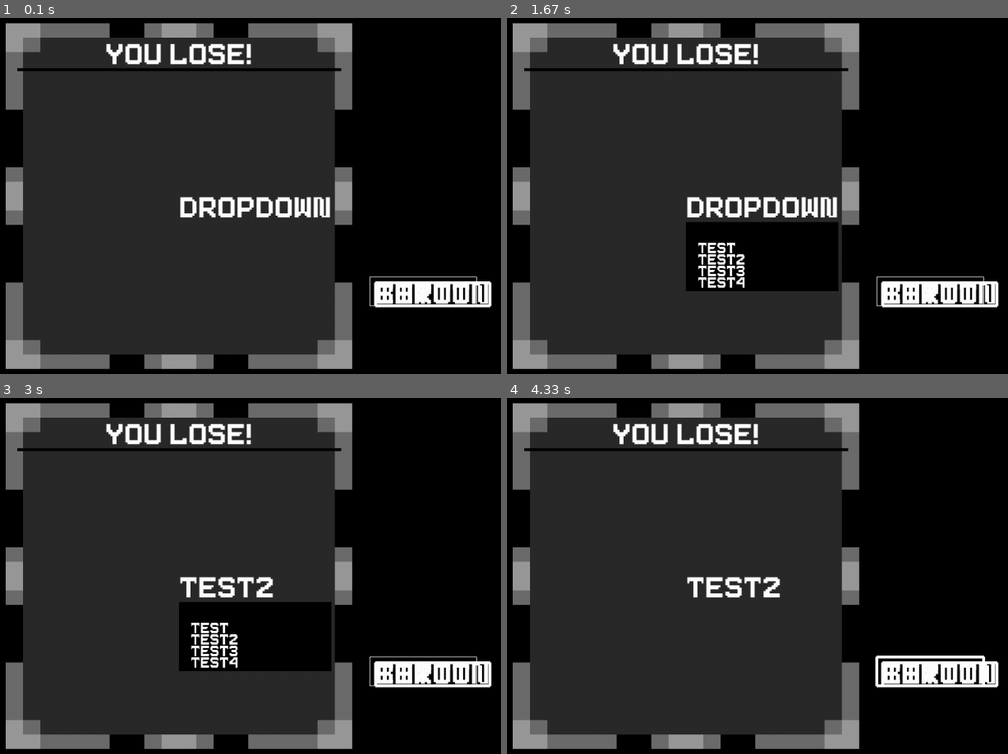
Above: before the commit, frames 1-4 (two rows, left to right).
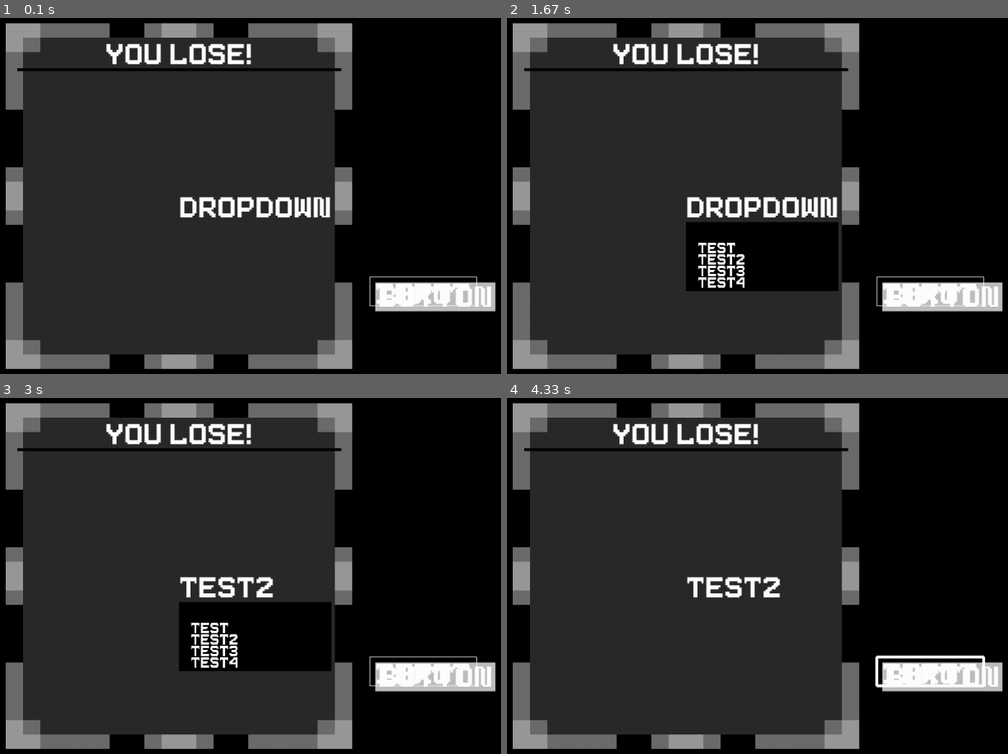
Above: after the commit, the same moments.

Repository: Th3Catalyst/pygameGUI
Game: pygame game, started from example.py
Two runs of this game, one before a commit and one after it. Both use one fixed random seed, a clock stepped at 60 frames per second and the inputs below.
Inputs (mouse positions are in pixels of both pictures, inside the frame that each line leads up to):
- Up to frame 1 (0.1 s): no input
- Up to frame 2 (1.67 s): click "Input" at 0.38 s; click (792, 213) at 0.72 s; click "Input" at 1.05 s; press the mouse at (942, 295) at 1.37 s; move the mouse to (792, 274) at 1.47 s; release the mouse at (637, 249) at 1.6 s
- Up to frame 3 (3 s): click "test" at 1.72 s; click "Input" at 2.05 s; press the mouse at (215, 650) at 2.37 s; move the mouse to (90, 540) at 2.47 s; release the mouse at (outside the picture) at 2.6 s; click "test2" at 2.72 s
- Up to frame 4 (4.33 s): click "Input" at 3.05 s; press the mouse at (917, 675) at 3.37 s; move the mouse to (732, 689) at 3.47 s; release the mouse at (547, 711) at 3.6 s; click "test2" at 3.72 s; click "Input" at 4.05 s

The runs differ from the first frame. In frame 1, 1.2% of the frame differs, in the area x 74-100%, y 73-83%; in frame 2, 1.2%; in frame 3, 1.2%; in frame 4, 1.2%.

Commit message:
hovering

Diff:
--- a/pygameGUI.py
+++ b/pygameGUI.py
@@ -1,4 +1,6 @@
 import pygame
+import asyncio
+
 
 #set to false by default, true allows me to test features
 debug = True
@@ -35,6 +37,10 @@
         self.height = height #height of the menu
         self.sprites = Manager() #group that all the objects of the menu are in
         self.titlecolor = titlecolor #color of the menu ttitle
+
+
+        self.margin = 10
+        self.padding = 0
         match anchor.lower():
             case "nw":
                 self.anchor = (0,0)
@@ -62,16 +68,18 @@
         self.selectedInput = None #text input that is selected
         self.caps = False #capslock variable
 
-        self.listAmt = 0
+        self.listHeight = 0
+
+        self.titleT = self.font.render(self.title, True, self.titlecolor)
+        self.titleTRect = self.titleT.get_rect(center=(self.rect.x + self.width/2, self.rect.y + 50))
 
     def draw(self, screen): #draw function
         screen.blit(self.image, self.rect) #draws the menu background
         #renders the title text
-        titleT = self.font.render(self.title, True, self.titlecolor)
-        titleTRect = titleT.get_rect(center=(self.rect.x + self.width/2, self.rect.y + 50))
-        screen.blit(titleT, (self.rect.x +self.width/2 - titleTRect.width/2, self.rect.y + 50 - titleTRect.height/2.5))
+
+        screen.blit(self.titleT, (self.rect.x +self.width/2 - self.titleTRect.width/2, self.rect.y + 50 - self.titleTRect.height/2.5))
         #draws the separating line from the title to the menu elements
-        pygame.draw.line(screen, self.hrcolor, (self.rect.x + 20, self.rect.y + 60 + titleTRect.height / 2), (self.rect.x + self.width - 20, self.rect.y + 60 + titleTRect.height / 2), width=5)
+        pygame.draw.line(screen, self.hrcolor, (self.rect.x + 20, self.rect.y + 60 + self.titleTRect.height / 2), (self.rect.x + self.width - 20, self.rect.y + 60 + self.titleTRect.height / 2), width=5)
 
         #draws all the menu elements to the screen
         for s in self.sprites:
@@ -88,12 +96,16 @@
         self.sprites.add(sprite)
         #puts the element below the previous one
         if not sprite.pos:
-            self.listAmt +=1
             sprite.rect.x = self.rect.x + (self.width - sprite.rect.width) / 2
-            sprite.rect.y = self.rect.y + 70*(self.listAmt+1) - 30
+            sprite.rect.y = self.rect.y + (self.listHeight) + self.titleTRect.height +40 + sprite.padding +sprite.margin
+            self.listHeight += sprite.rect.height + sprite.padding*2 +sprite.margin*2
+            try:
+                self.listHeight += sprite.borderWidth*2
+            except Exception:
+                pass
         else:
-            sprite.rect.x = self.rect.x + sprite.pos[0] + sprite.anchor[0]
-            sprite.rect.y = self.rect.y + sprite.pos[1] + sprite.anchor[1]
+            sprite.rect.x = self.rect.x + sprite.pos[0] + sprite.anchor[0] + sprite.padding
+            sprite.rect.y = self.rect.y + sprite.pos[1] + sprite.anchor[1] + sprite.padding
 
     def click(self): #function that handles menu element clicks for buttons
         #mkaes a list of the sprites that were clicked
@@ -118,7 +130,15 @@
                 self.selectedInput = s #sets the selected input to be the clicked one
                 s.selected = True #tells the text input its selected
 
+    async def hover(self):
+        pos = pygame.mouse.get_pos()
+        for s in self.sprites:
+            if isinstance(s,Button) and s.rect.collidepoint(pos):
+                print("hover")
+
+
     def input(self,event): #function that handles all inputs for the menu elements
+
         if event.type == pygame.MOUSEBUTTONUP: #runs when the user clicks their mouse
             if self.selectedInput: #deselects a text input if it is selected
                 self.selectedInput.selected = False
@@ -215,6 +235,11 @@
         #renders the text
         self.image = self.font.render(self.text, True, self.color)
         self.rect = self.image.get_rect()
+
+
+        self.margin = 10
+        self.padding = 0
+
         match anchor.lower():
             case "nw":
                 self.anchor = (0,0)
@@ -244,17 +269,24 @@
         surface.blit(self.image, self.rect)
 
 class Button(pygame.sprite.Sprite): #button object class
-    def __init__(self, text, font, color, pos=None,command=None, isdropdown=False,anchor="nw"): #isdropdown is not used by users
+    def __init__(self, text, font, color, pos=None,command=None,bordercolor="black",bgcolor="grey",bgcolorHover="#cccccc",anchor="nw", isdropdown=False): #isdropdown is not used by users
         super().__init__() #makes it a sprite
         self.font = font # text font
         self.text = text #text string
         self.color = color #text color
         self.command = command #button function
         self.isdropdown = isdropdown #if the button is a dropdown element
+        self.borderColor = bordercolor
+        self.bgcolor = bgcolor
+        self.bgcolorHover = bgcolorHover
         #renders the button
         self.image = self.font.render(self.text, True, self.color)
         self.rect = self.image.get_rect()
-        self.rect = self.image.get_rect()
+
+        self.margin = 10
+        self.padding = 5
+
+        self.borderWidth = 5
         match anchor.lower():
             case "nw":
                 self.anchor = (0,0)
@@ -275,8 +307,8 @@
             case "se":
                 self.anchor = (-self.rect.width,-self.rect.height)
         try:
-            self.rect.x = pos[0] +self.anchor[0]
-            self.rect.y = pos[1]+self.anchor[1]
+            self.rect.x = pos[0] + self.anchor[0]
+            self.rect.y = pos[1] + self.anchor[1]
 
         except Exception:
             print(self.text)
@@ -286,13 +318,14 @@
 
 
     def draw(self, surface): #draw function
-        width = 5
+        width = self.borderWidth
         #draws the border rectangle around the text input
-        pygame.draw.line(surface,self.color,(int(self.rect.x),int(self.rect.y)),(int(self.rect.x) + self.rect.width,int(self.rect.y)), width=width)
-        pygame.draw.line(surface,self.color,(int(self.rect.x) + self.rect.width,int(self.rect.y)),(int(self.rect.x) + self.rect.width,int(self.rect.y) + self.rect.height), width=width)
-        pygame.draw.line(surface,self.color,(int(self.rect.x) + self.rect.width,int(self.rect.y) + self.rect.height),(int(self.rect.x),int(self.rect.y) + self.rect.height), width=width)
-        pygame.draw.line(surface,self.color,(int(self.rect.x),int(self.rect.y) + self.rect.height),(int(self.rect.x),int(self.rect.y)), width=width)
-
+        pygame.draw.line(surface,self.borderColor,(int(self.rect.x- self.padding),int(self.rect.y- self.padding)),(int(self.rect.x+ self.padding) + self.rect.width,int(self.rect.y- self.padding)), width=width)
+        pygame.draw.line(surface,self.borderColor,(int(self.rect.x+ self.padding) + self.rect.width,int(self.rect.y- self.padding)),(int(self.rect.x+ self.padding) + self.rect.width,int(self.rect.y+ self.padding) + self.rect.height), width=width)
+        pygame.draw.line(surface,self.borderColor,(int(self.rect.x+ self.padding) + self.rect.width,int(self.rect.y+ self.padding) + self.rect.height),(int(self.rect.x - self.padding),int(self.rect.y + self.padding) + self.rect.height), width=width)
+        pygame.draw.line(surface,self.borderColor,(int(self.rect.x - self.padding),int(self.rect.y + self.padding) + self.rect.height),(int(self.rect.x - self.padding),int(self.rect.y - self.padding)), width=width)
+
+        pygame.draw.rect(surface,self.bgcolor, (self.rect.x - self.padding,self.rect.y - self.padding, self.rect.width + self.padding*2,self.rect.height + self.padding*2))
         surface.blit(self.image, self.rect)
 
 class Dropdown(pygame.sprite.Sprite): #dropdown class
@@ -307,7 +340,10 @@
         #renders the dropdown
         self.image = self.font.render(self.text, True, self.color)
         self.rect = self.image.get_rect()
-        self.rect = self.image.get_rect()
+
+        self.margin = 10
+        self.padding = 0
+
         match anchor.lower():
             case "nw":
                 self.anchor = (0,0)
@@ -377,7 +413,13 @@
         #renders the text input
         self.image = self.font.render(self.text, True, self.color)
         self.rect = self.image.get_rect()
-        self.rect = self.image.get_rect()
+
+        self.margin = 10
+        self.padding = 0
+
+        self.borderWidth = 1
+        self.borderFocused = 5
+
         match anchor.lower():
             case "nw":
                 self.anchor = (0,0)
@@ -405,9 +447,9 @@
 
     def draw(self, surface): #draw function
         if self.selected: #makes the border thicker if its selected
-            width = 5
+            width = self.borderFocused
         else:
-            width = 1
+            width = self.borderWidth
         #draws the border rectangle around the text input
         pygame.draw.line(surface,self.color,(int(self.rect.x-10),int(self.rect.y-10)),(int(self.rect.x-10) + self.rect.width +20,int(self.rect.y-10)), width=width)
         pygame.draw.line(surface,self.color,(int(self.rect.x-10) + self.rect.width +20,int(self.rect.y-10)),(int(self.rect.x-10) + self.rect.width +20,int(self.rect.y-10) + self.rect.height +10), width=width)
@@ -442,6 +484,7 @@
     while running: #game loop
         for event in pygame.event.get(): #polls for events
             bg.input(event) #runs the input function for the menu
+            asyncio.run(bg.hover())
             #man.input(event) #runs the input function for the manager
             if event.type == pygame.QUIT: #runs when the user presses the "x"
                 running = False
